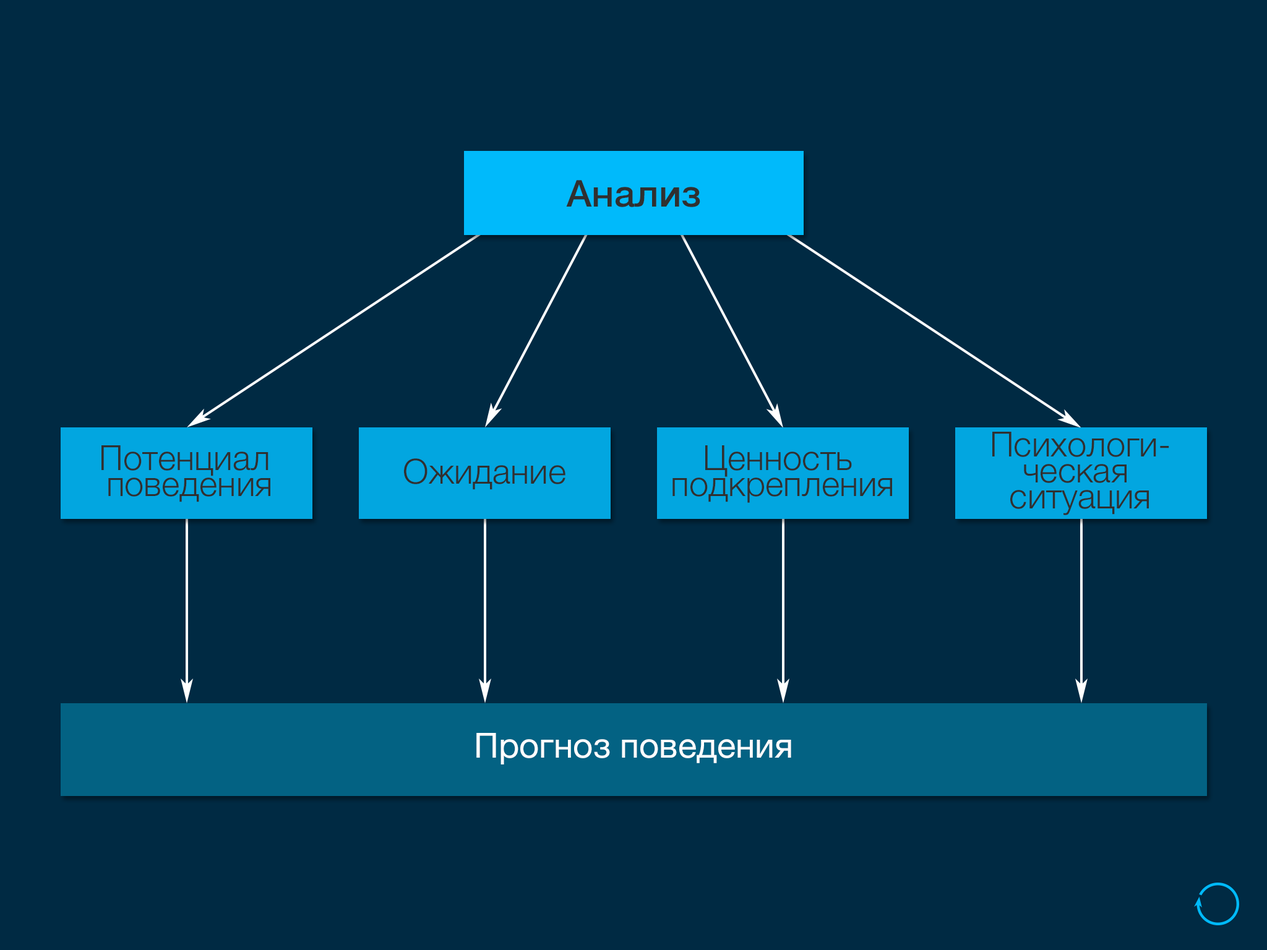
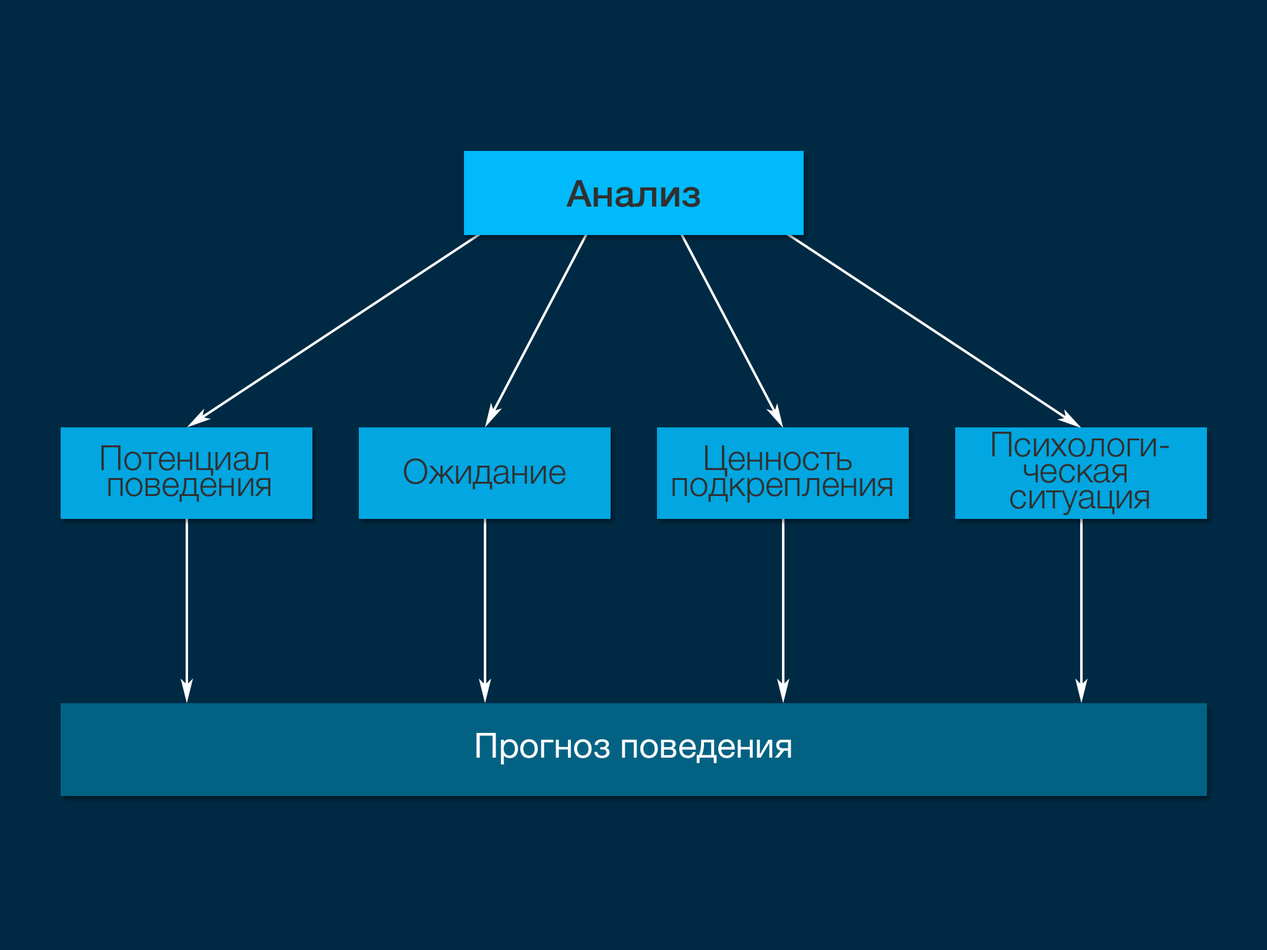
Comparing the layer stacks of the two (1267, 950) images. Changes:
renamed "Анализ" to "#c absolute", moved it above "#c absolute", painted on it over 565, 179, 701, 208
removed layer "Rectangle 1 copy 22" over 476, 732, 792, 765
removed layer "Rectangle 1 copy 27" over 993, 431, 1169, 516
removed layer "Rectangle 1 copy 26" over 672, 445, 891, 503
removed layer "Rectangle 1 copy 25" over 403, 458, 566, 490
removed layer "Rectangle 1 copy 19" over 103, 445, 269, 503
removed layer "Rectangle 1" over 565, 179, 701, 208
renamed "Потенциал поведения" to "#c absolute", moved it above "#c absolute", painted on it over 103, 445, 269, 503
added layer "#c absolute" (3rd of 6) above "#c absolute" over 403, 458, 566, 490
added layer "#c absolute" (4th of 6) above "#c absolute" over 672, 445, 891, 503
renamed "Психологи- ческая ситуация" to "#c absolute", moved it above "#c absolute", painted on it over 993, 431, 1169, 516
renamed "Прогноз поведения" to "#c absolute", painted on it over 476, 732, 792, 765
renamed "Ожидание" to "#st absolute", moved it above "#st absolute", painted on it over 186, 451, 566, 490
removed layer "Shape 10" over 1193, 882, 1239, 926
renamed "Ценность подкрепления" to "#st absolute", painted on it over 672, 445, 891, 503
removed layer "Layer 0" over 103, 179, 1239, 926
